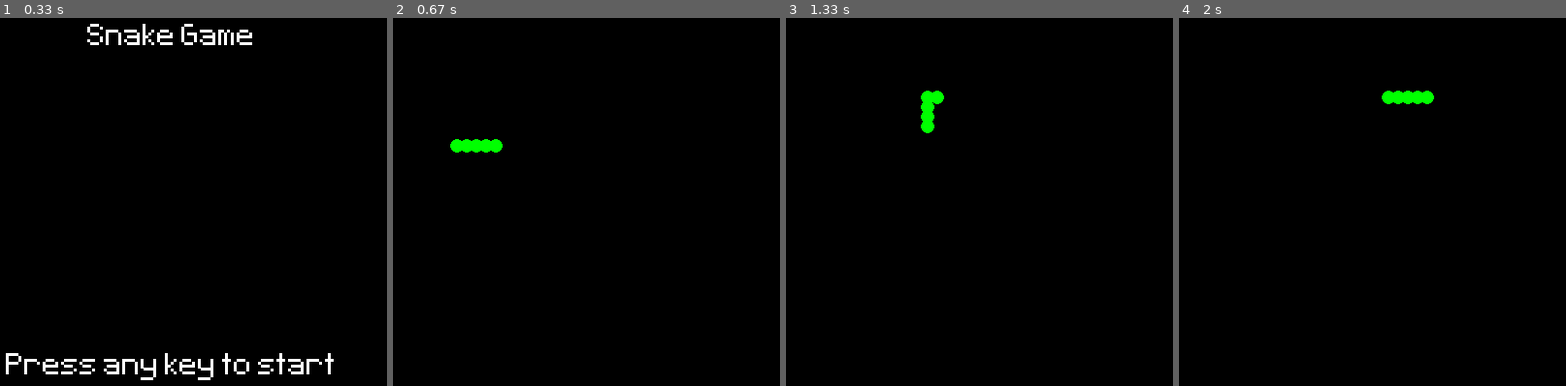
Above: before the commit, frames 1-4 (left to right).
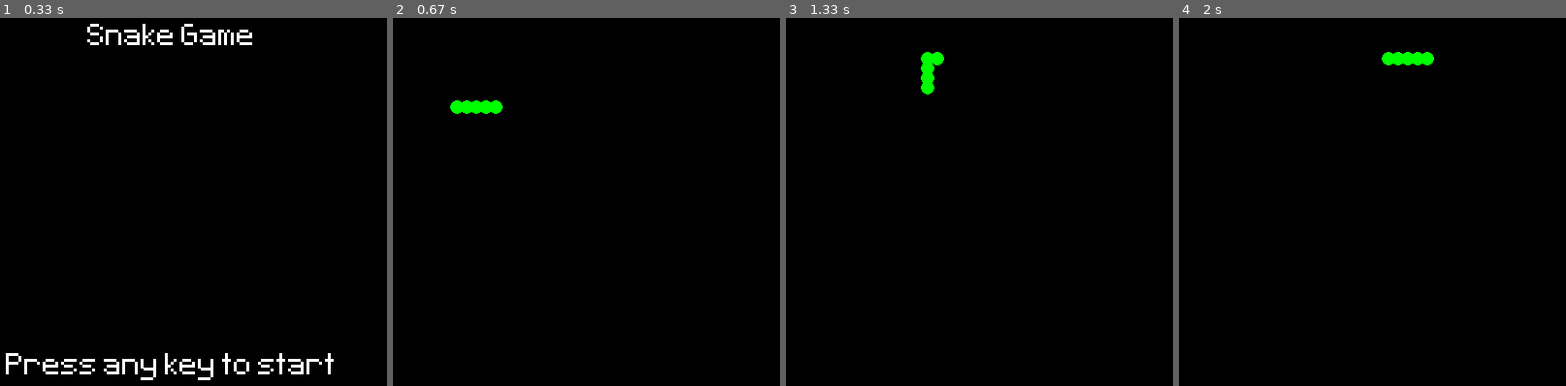
Above: after the commit, the same moments.

Repository: Cubos27/Snake-Pygame
Game: pygame game, started from snake.py
The game is run twice, just before and just after one commit, with the same random seed, the same clock (stepped at 60 frames per second) and the same inputs.
Inputs:
- Up to frame 1 (0.33 s): no input
- Up to frame 2 (0.67 s): hold Right from 0.33 s (still down)
- Up to frame 3 (1.33 s): release Right at 0.8 s; hold Up 0.83-1.13 s; hold Right from 1.17 s (still down)
- Up to frame 4 (2 s): release Right at 1.63 s

Frame 1 is identical in both runs. In frame 2, 0.8% of the frame differs, in the area x 14-29%, y 22-37%; in frame 3, 0.8%; in frame 4, 0.8%.

Commit message:
collisions organized
organized code

Diff:
--- a/snake.py
+++ b/snake.py
@@ -6,10 +6,10 @@
         super().__init__()
         self.snake_body = [
             [100, 150],
-            [110, 160],
-            [120, 170],
-            [130, 180],
-            [140, 190],
+            [110, 150],
+            [120, 150],
+            [130, 150],
+            [140, 150],
         ]
         self.speedX = 10
         self.speedY = 0
@@ -43,6 +43,15 @@
         self.speedX = -10
         self.speedY = 0
         self.direction = "left"
+
+    def snake_collided(self):
+        if (self.snake_body[len(self.snake_body)-1][0] <= 5 or
+                self.snake_body[len(self.snake_body)-1][0] >= 495 or
+                self.snake_body[len(self.snake_body)-1][1] <= 5 or
+                self.snake_body[len(self.snake_body)-1][1] >= 495):
+            return True
+        # for point in self.snake_body()
+        # if self.snake_body[len(self.snake_body)-1][0] ==
 
     def updateSnake(self):
         self.draw_snake()
@@ -88,10 +97,7 @@
         screen.fill("black")
         snake.updateSnake()
 
-        if (snake.snake_body[len(snake.snake_body)-1][0] <= 5 or
-            snake.snake_body[len(snake.snake_body)-1][0] >= 495 or
-            snake.snake_body[len(snake.snake_body)-1][1] <= 5 or
-                snake.snake_body[len(snake.snake_body)-1][1] >= 495):
+        if snake.snake_collided():
             game_active = False
     else:
         screen.fill("black")
